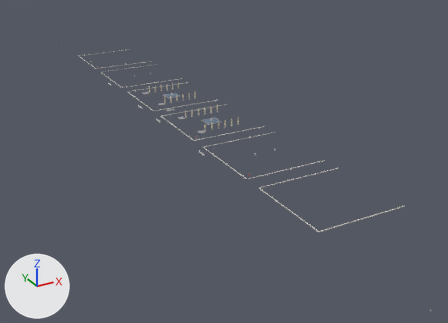
The glTF model assets/city_chunks/city_cell_0_0.glb, before and after one commit.
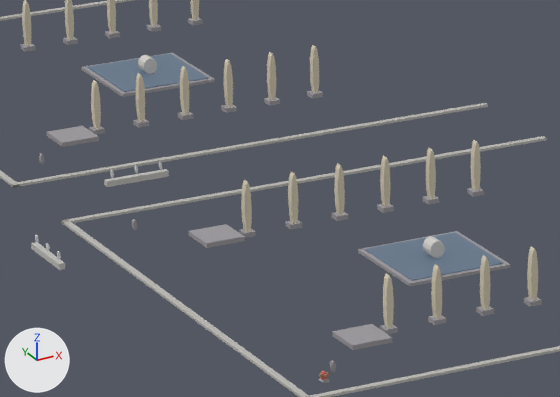
Old and new are each drawn whole from a 50 mm camera at (-129.2, -327.4, 122.8) aimed at (38.1, -23.1, -29.3) and again close up on the part from 34% to 51% of the width and 26% to 43% of the height. Arrows for +X, +Y and +Z are at lower left; the lights stay in place. The older version's two pictures come first. Vertices at exactly the same position are counted once.
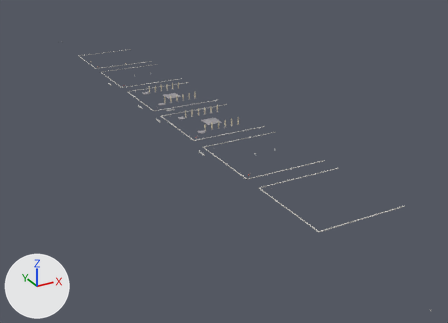
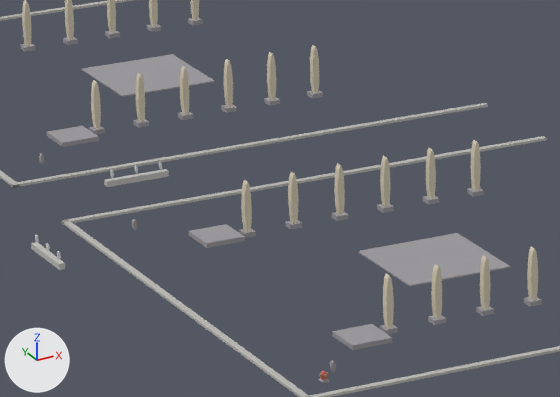
Changed parts and their boxes [x1, y1, x2, y2] in the close-ups (560 x 397 px):
part 1 of me_cylinder_053, deleted
    before: [423, 236, 445, 258]
part 2 of me_cylinder_053, deleted
    before: [138, 55, 157, 74]
part 3 of me_cylinder_053, deleted (blue)
    before: [365, 232, 504, 281]
part 4 of me_cylinder_053, deleted (blue)
    before: [87, 54, 209, 92]

What changed in the scene script:
```text
Change me_cylinder_053:
    used by ob_cylinder_053; location = (0.0, 0.0, 0.0)
    remove me_cylinder_053.from_pydata(...)  # 2200 vertices, 3872 faces; spans x 0.0..50.0, y -217.0..217.0, z 0.0..5.0
    add me_cylinder_053.from_pydata(...)  # 2136 vertices, 3760 faces; spans x 0.0..50.0, y -217.0..217.0, z 0.0..5.0
    me_cylinder_053 part 1: the loose piece of 24 vertices spanning x 27.0..28.0, y -28.0..-27.0, z 0.0..2.0 is deleted
    me_cylinder_053 part 2: the loose piece of 24 vertices spanning x 27.0..28.0, y 27.0..28.0, z 0.0..2.0 is deleted
    me_cylinder_053 part 3: the loose piece of 8 vertices spanning x 23.0..32.0, y -32.0..-23.0, z 0.0 is deleted
    me_cylinder_053 part 4: the loose piece of 8 vertices spanning x 23.0..32.0, y 23.0..32.0, z 0.0 is deleted
```
